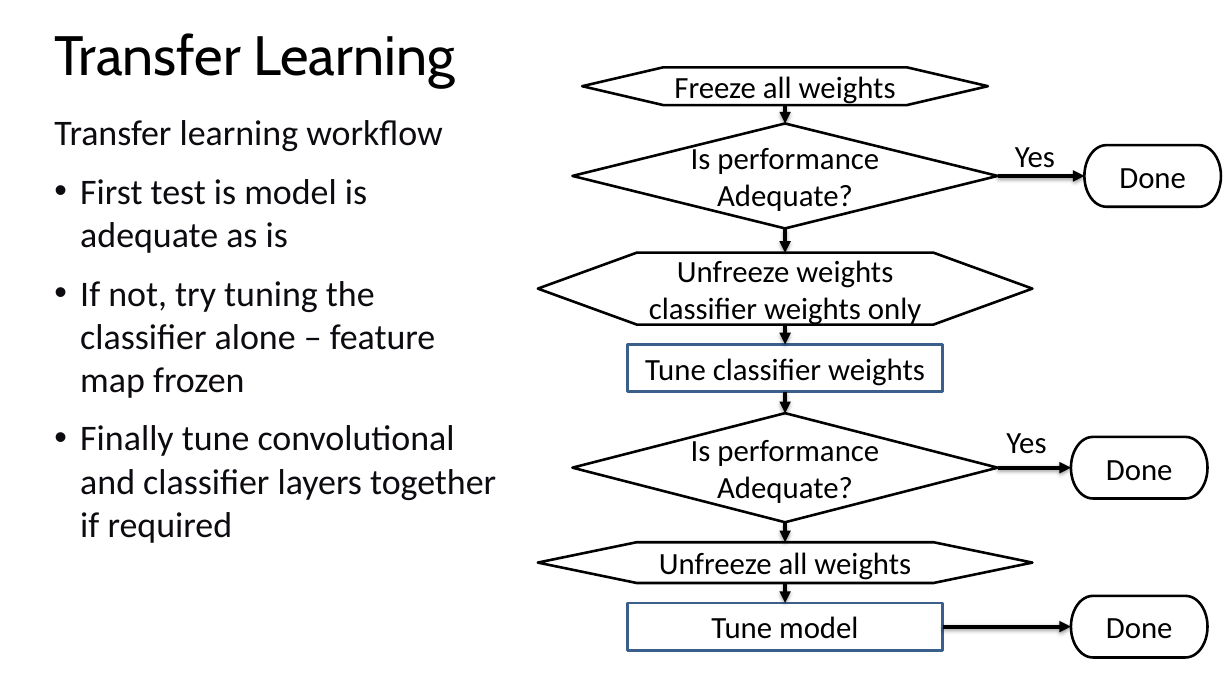
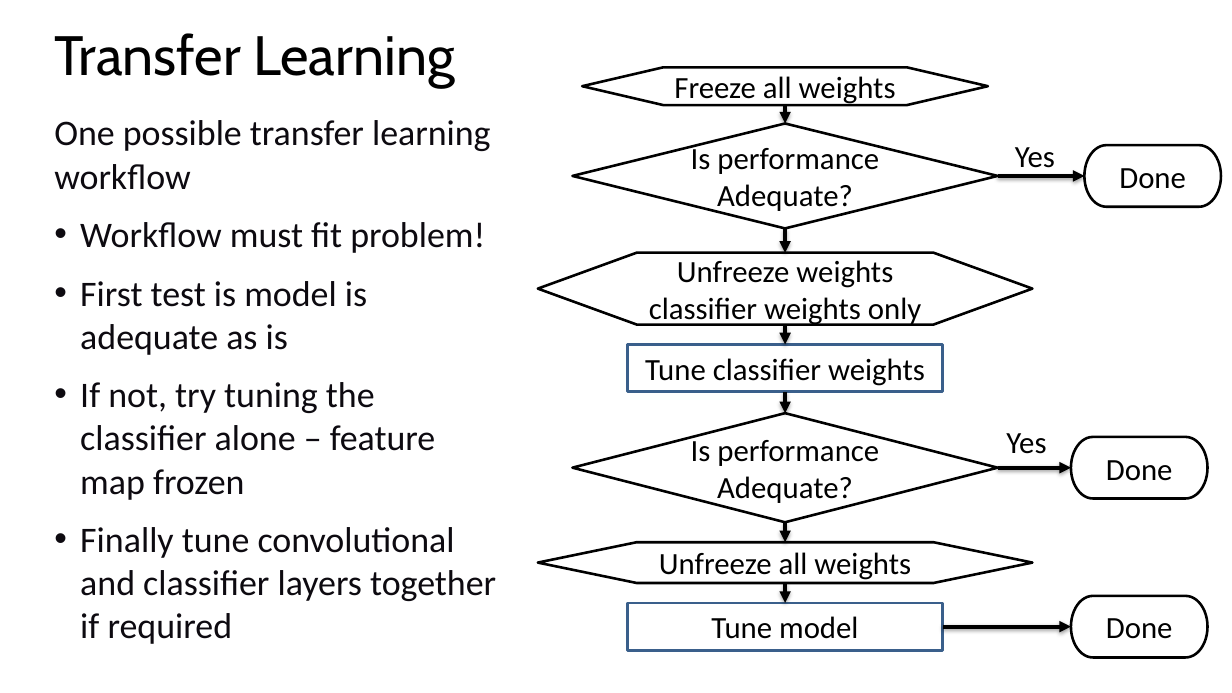
Before and after one commit to StephenElston/MachineLearning530, a slide deck: slide 66 of Lesson2/2_ConvolutionalNNs.pptx. Drawn at 1232x693 pixels with LibreOffice and Linux fonts; fonts in the diff are those of the drawing; background and template pictures are left out. Boxes give left, top, right and bottom in pixels: in the first picture for what was removed or moved away, otherwise in the second. Text is boxed around its words. In the diff, an @@ line names an element or a change of style, - is before the commit and + after.

Commit message:
Added slides on transfer learning, data augmentation

```diff
--- a/Lesson2/2_ConvolutionalNNs.pptx
+++ b/Lesson2/2_ConvolutionalNNs.pptx
@@ text at (54, 120, 491, 253): text changed @@
-Transfer learning workflow
+One possible transfer learning workflow
+• Workflow must fit problem!
```
Also in this commit, not shown: 3 slides added.
